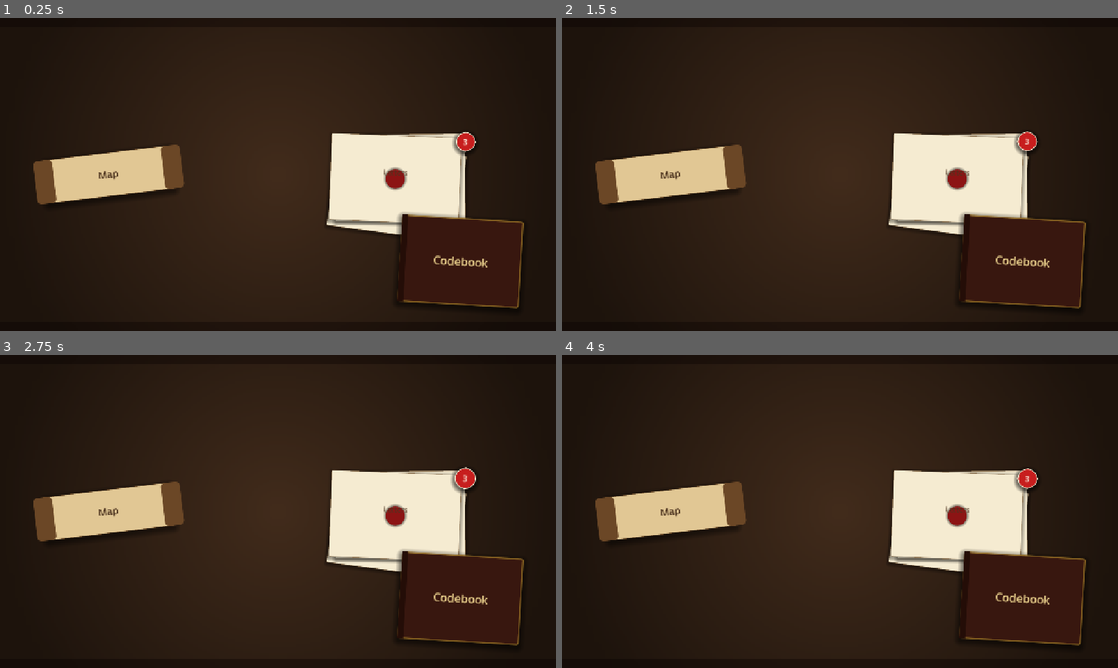
Above: before the commit, frames 1-4 (two rows, left to right).
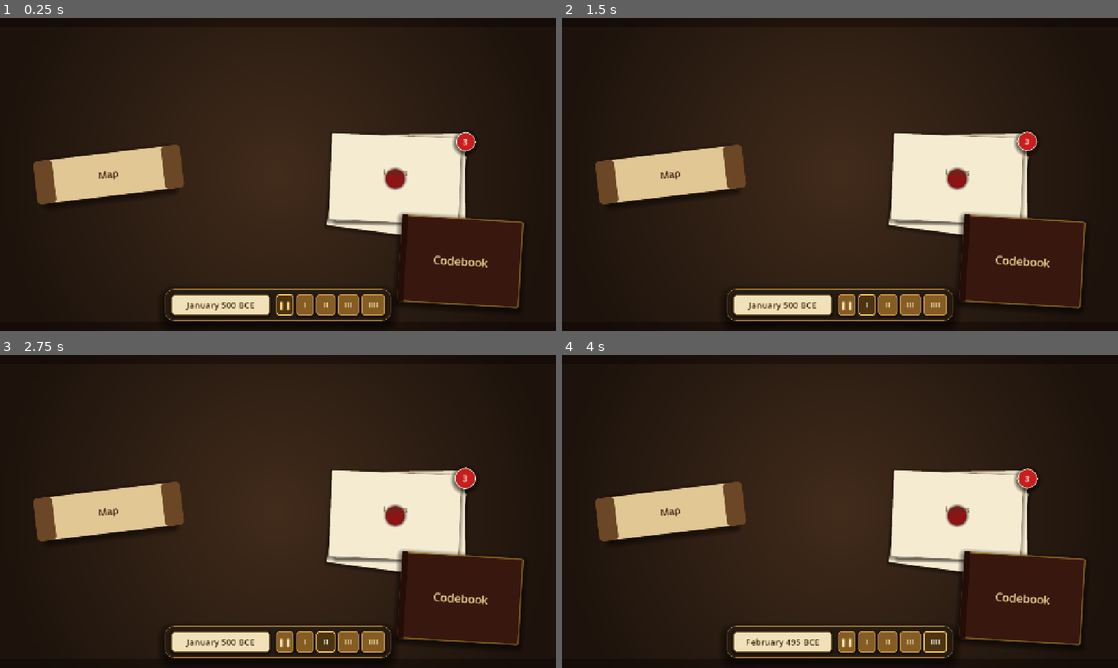
Above: after the commit, the same moments.

Repository: sweetpickle-24/silent-dominion
Game: Godot game, scene res://scenes/table/table.tscn
Same seed, same stepped clock (60 frames per second), same inputs: the game is played once before the commit and once after it.
Inputs (mouse positions are in pixels of both pictures, inside the frame that each line leads up to):
- Up to frame 1 (0.25 s): no input
- Up to frame 2 (1.5 s): click (845, 305) at 0.5 s, where only the run after the commit has a clickable "❚❚"; click (867, 305) at 1.25 s, where only the run after the commit has a clickable "I"
- Up to frame 3 (2.75 s): click (328, 642) at 2 s, where only the run after the commit has a clickable "II"
- Up to frame 4 (4 s): click (912, 642) at 2.75 s, where only the run after the commit has a clickable "III"; click (934, 642) at 3.5 s, where only the run after the commit has a clickable "IIII"

The runs differ from the first frame. In frame 1, 3.0% of the frame differs, in the area x 29-71%, y 86-98%; in frame 2, 3.0%; in frame 3, 3.0%; in frame 4, 3.0%.

Commit message:
feat: add GameClock autoload and table time dial UI

Diff:
--- a/project.godot
+++ b/project.godot
@@ -18,6 +18,7 @@
 [autoload]
 
 Inbox="*res://scripts/inbox_manager.gd"
+GameClock="*res://scripts/game_clock.gd"
 
 [display]
 
--- a/scenes/table/table.gd
+++ b/scenes/table/table.gd
@@ -20,6 +20,13 @@
 @onready var _inbox_badge: Control    = $Objects/Inbox/UnreadBadge
 @onready var _inbox_badge_count: Label = $Objects/Inbox/UnreadBadge/Count
 
+@onready var _time_date_label: Label  = $TimeDial/HBox/DateTablet/Margin/Date
+@onready var _btn_pause: Button       = $TimeDial/HBox/Markers/Pause
+@onready var _btn_day: Button         = $TimeDial/HBox/Markers/Day
+@onready var _btn_month: Button       = $TimeDial/HBox/Markers/Month
+@onready var _btn_year: Button        = $TimeDial/HBox/Markers/Year
+@onready var _btn_decade: Button      = $TimeDial/HBox/Markers/Decade
+
 @onready var _panel_layer: Control    = $PanelLayer
 @onready var _dimmer: ColorRect       = $PanelLayer/Dimmer
 @onready var _panel: PanelContainer   = $PanelLayer/PanelContent
@@ -59,6 +66,8 @@
 	Inbox.letters_changed.connect(_refresh_inbox_visual)
 	_refresh_inbox_visual()
 
+	_wire_time_dial()
+
 
 func _unhandled_input(event: InputEvent) -> void:
 	if event is InputEventKey and event.pressed and not event.echo:
@@ -206,6 +215,51 @@
 		_badge_tween.tween_property(_inbox_badge, "scale", Vector2.ONE, BADGE_PULSE_TIME)
 
 
+# --- Time dial ----------------------------------------------------------------
+#
+# Five brass markers share a ButtonGroup so exactly one is pressed at any
+# time. Pressing a marker sets the corresponding GameClock speed; the clock
+# emits signals we use to keep the date tablet in sync.
+
+func _wire_time_dial() -> void:
+	var group: ButtonGroup = ButtonGroup.new()
+	_btn_pause.button_group  = group
+	_btn_day.button_group    = group
+	_btn_month.button_group  = group
+	_btn_year.button_group   = group
+	_btn_decade.button_group = group
+
+	_btn_pause.pressed.connect(func() -> void:  GameClock.set_speed(GameClock.Speed.PAUSED))
+	_btn_day.pressed.connect(func() -> void:    GameClock.set_speed(GameClock.Speed.DAY))
+	_btn_month.pressed.connect(func() -> void:  GameClock.set_speed(GameClock.Speed.MONTH))
+	_btn_year.pressed.connect(func() -> void:   GameClock.set_speed(GameClock.Speed.YEAR))
+	_btn_decade.pressed.connect(func() -> void: GameClock.set_speed(GameClock.Speed.DECADE))
+
+	GameClock.day_passed.connect(_on_day_passed)
+	GameClock.speed_changed.connect(_on_speed_changed)
+
+	_refresh_time_display()
+	_on_speed_changed(GameClock.speed)
+
+
+func _on_day_passed(_year: int, _month: int, _day: int) -> void:
+	_refresh_time_display()
+
+
+func _on_speed_changed(speed: int) -> void:
+	# Keep the pressed marker in sync in case speed is changed from elsewhere
+	# (e.g. a future hotkey). Uses set_pressed_no_signal to avoid re-firing.
+	_btn_pause.set_pressed_no_signal(speed  == GameClock.Speed.PAUSED)
+	_btn_day.set_pressed_no_signal(speed    == GameClock.Speed.DAY)
+	_btn_month.set_pressed_no_signal(speed  == GameClock.Speed.MONTH)
+	_btn_year.set_pressed_no_signal(speed   == GameClock.Speed.YEAR)
+	_btn_decade.set_pressed_no_signal(speed == GameClock.Speed.DECADE)
+
+
+func _refresh_time_display() -> void:
+	_time_date_label.text = GameClock.format_date()
+
+
 # --- Placeholder copy ---------------------------------------------------------
 
 func _map_placeholder_text() -> String:
--- a/scenes/table/table.tscn
+++ b/scenes/table/table.tscn
@@ -134,6 +134,85 @@
 shadow_size = 10
 shadow_offset = Vector2(0, 3)
 
+; --- Time dial (stone plinth + brass markers) ---------------------------------
+
+[sub_resource type="StyleBoxFlat" id="StyleBox_time_plinth"]
+bg_color = Color(0.16, 0.12, 0.08, 0.82)
+border_width_left = 1
+border_width_top = 1
+border_width_right = 1
+border_width_bottom = 1
+border_color = Color(0.62, 0.46, 0.22, 0.75)
+corner_radius_top_left = 18
+corner_radius_top_right = 18
+corner_radius_bottom_right = 18
+corner_radius_bottom_left = 18
+shadow_color = Color(0, 0, 0, 0.55)
+shadow_size = 22
+shadow_offset = Vector2(0, 10)
+
+[sub_resource type="StyleBoxFlat" id="StyleBox_date_tablet"]
+bg_color = Color(0.94, 0.88, 0.72, 1)
+border_width_left = 2
+border_width_top = 2
+border_width_right = 2
+border_width_bottom = 2
+border_color = Color(0.45, 0.32, 0.16, 0.9)
+corner_radius_top_left = 8
+corner_radius_top_right = 8
+corner_radius_bottom_right = 8
+corner_radius_bottom_left = 8
+shadow_color = Color(0, 0, 0, 0.5)
+shadow_size = 6
+shadow_offset = Vector2(0, 2)
+
+; Brass marker — normal (raised, warm bronze)
+[sub_resource type="StyleBoxFlat" id="StyleBox_marker_normal"]
+bg_color = Color(0.52, 0.36, 0.14, 1)
+border_width_left = 2
+border_width_top = 2
+border_width_right = 2
+border_width_bottom = 2
+border_color = Color(0.82, 0.62, 0.28, 0.95)
+corner_radius_top_left = 6
+corner_radius_top_right = 6
+corner_radius_bottom_right = 6
+corner_radius_bottom_left = 6
+shadow_color = Color(0, 0, 0, 0.55)
+shadow_size = 5
+shadow_offset = Vector2(0, 2)
+
+; Brass marker — hover (slightly brighter)
+[sub_resource type="StyleBoxFlat" id="StyleBox_marker_hover"]
+bg_color = Color(0.66, 0.48, 0.18, 1)
+border_width_left = 2
+border_width_top = 2
+border_width_right = 2
+border_width_bottom = 2
+border_color = Color(0.98, 0.78, 0.36, 1)
+corner_radius_top_left = 6
+corner_radius_top_right = 6
+corner_radius_bottom_right = 6
+corner_radius_bottom_left = 6
+shadow_color = Color(0, 0, 0, 0.45)
+shadow_size = 6
+shadow_offset = Vector2(0, 2)
+
+; Brass marker — pressed/active (pressed in, darker, glowing rim)
+[sub_resource type="StyleBoxFlat" id="StyleBox_marker_pressed"]
+bg_color = Color(0.3, 0.2, 0.06, 1)
+border_width_left = 2
+border_width_top = 2
+border_width_right = 2
+border_width_bottom = 2
+border_color = Color(1, 0.82, 0.38, 1)
+corner_radius_top_left = 6
+corner_radius_top_right = 6
+corner_radius_bottom_right = 6
+corner_radius_bottom_left = 6
+shadow_color = Color(0, 0, 0, 0.0)
+shadow_size = 0
+
 ; ==============================================================================
 ; Scene tree
 ; ==============================================================================
@@ -412,6 +491,144 @@
 vertical_alignment = 1
 
 ; ==============================================================================
+; Time dial (bottom-centre stone plinth with date + brass speed markers)
+; ==============================================================================
+
+[node name="TimeDial" type="Control" parent="."]
+layout_mode = 1
+anchors_preset = 7
+anchor_left = 0.5
+anchor_top = 1.0
+anchor_right = 0.5
+anchor_bottom = 1.0
+offset_left = -260.0
+offset_top = -96.0
+offset_right = 260.0
+offset_bottom = -24.0
+grow_horizontal = 2
+grow_vertical = 0
+mouse_filter = 2
+
+[node name="Plinth" type="Panel" parent="TimeDial"]
+layout_mode = 1
+anchors_preset = 15
+anchor_right = 1.0
+anchor_bottom = 1.0
+mouse_filter = 2
+theme_override_styles/panel = SubResource("StyleBox_time_plinth")
+
+[node name="HBox" type="HBoxContainer" parent="TimeDial"]
+layout_mode = 1
+anchors_preset = 15
+anchor_right = 1.0
+anchor_bottom = 1.0
+offset_left = 14.0
+offset_top = 12.0
+offset_right = -14.0
+offset_bottom = -12.0
+mouse_filter = 2
+theme_override_constants/separation = 14
+alignment = 1
+
+[node name="DateTablet" type="PanelContainer" parent="TimeDial/HBox"]
+layout_mode = 2
+size_flags_horizontal = 3
+mouse_filter = 2
+theme_override_styles/panel = SubResource("StyleBox_date_tablet")
+
+[node name="Margin" type="MarginContainer" parent="TimeDial/HBox/DateTablet"]
+layout_mode = 2
+mouse_filter = 2
+theme_override_constants/margin_left = 16
+theme_override_constants/margin_top = 8
+theme_override_constants/margin_right = 16
+theme_override_constants/margin_bottom = 8
+
+[node name="Date" type="Label" parent="TimeDial/HBox/DateTablet/Margin"]
+layout_mode = 2
+mouse_filter = 2
+theme_override_colors/font_color = Color(0.22, 0.14, 0.06, 1)
+theme_override_font_sizes/font_size = 20
+text = "January 500 BCE"
+horizontal_alignment = 1
+vertical_alignment = 1
+
+[node name="Markers" type="HBoxContainer" parent="TimeDial/HBox"]
+layout_mode = 2
+mouse_filter = 2
+theme_override_constants/separation = 6
+
+[node name="Pause" type="Button" parent="TimeDial/HBox/Markers"]
+custom_minimum_size = Vector2(40, 44)
+layout_mode = 2
+toggle_mode = true
+theme_override_colors/font_color = Color(0.98, 0.9, 0.7, 1)
+theme_override_colors/font_hover_color = Color(1, 0.96, 0.78, 1)
+theme_override_colors/font_pressed_color = Color(1, 0.86, 0.48, 1)
+theme_override_font_sizes/font_size = 18
+theme_override_styles/normal = SubResource("StyleBox_marker_normal")
+theme_override_styles/hover = SubResource("StyleBox_marker_hover")
+theme_override_styles/pressed = SubResource("StyleBox_marker_pressed")
+theme_override_styles/focus = SubResource("StyleBox_marker_pressed")
+text = "❚❚"
+
+[node name="Day" type="Button" parent="TimeDial/HBox/Markers"]
+custom_minimum_size = Vector2(40, 44)
+layout_mode = 2
+toggle_mode = true
+theme_override_colors/font_color = Color(0.98, 0.9, 0.7, 1)
+theme_override_colors/font_hover_color = Color(1, 0.96, 0.78, 1)
+theme_override_colors/font_pressed_color = Color(1, 0.86, 0.48, 1)
+theme_override_font_sizes/font_size = 18
+theme_override_styles/normal = SubResource("StyleBox_marker_normal")
+theme_override_styles/hover = SubResource("StyleBox_marker_hover")
+theme_override_styles/pressed = SubResource("StyleBox_marker_pressed")
+theme_override_styles/focus = SubResource("StyleBox_marker_pressed")
+text = "I"
+
+[node name="Month" type="Button" parent="TimeDial/HBox/Markers"]
+custom_minimum_size = Vector2(44, 44)
+layout_mode = 2
+toggle_mode = true
+theme_override_colors/font_color = Color(0.98, 0.9, 0.7, 1)
+theme_override_colors/font_hover_color = Color(1, 0.96, 0.78, 1)
+theme_override_colors/font_pressed_color = Color(1, 0.86, 0.48, 1)
+theme_override_font_sizes/font_size = 18
+theme_override_styles/normal = SubResource("StyleBox_marker_normal")
+theme_override_styles/hover = SubResource("StyleBox_marker_hover")
+theme_override_styles/pressed = SubResource("StyleBox_marker_pressed")
+theme_override_styles/focus = SubResource("StyleBox_marker_pressed")
+text = "II"
+
+[node name="Year" type="Button" parent="TimeDial/HBox/Markers"]
+custom_minimum_size = Vector2(48, 44)
+layout_mode = 2
+toggle_mode = true
+theme_override_colors/font_color = Color(0.98, 0.9, 0.7, 1)
+theme_override_colors/font_hover_color = Color(1, 0.96, 0.78, 1)
+theme_override_colors/font_pressed_color = Color(1, 0.86, 0.48, 1)
+theme_override_font_sizes/font_size = 18
+theme_override_styles/normal = SubResource("StyleBox_marker_normal")
+theme_override_styles/hover = SubResource("StyleBox_marker_hover")
+theme_override_styles/pressed = SubResource("StyleBox_marker_pressed")
+theme_override_styles/focus = SubResource("StyleBox_marker_pressed")
+text = "III"
+
+[node name="Decade" type="Button" parent="TimeDial/HBox/Markers"]
+custom_minimum_size = Vector2(54, 44)
+layout_mode = 2
+toggle_mode = true
+theme_override_colors/font_color = Color(0.98, 0.9, 0.7, 1)
+theme_override_colors/font_hover_color = Color(1, 0.96, 0.78, 1)
+theme_override_colors/font_pressed_color = Color(1, 0.86, 0.48, 1)
+theme_override_font_sizes/font_size = 18
+theme_override_styles/normal = SubResource("StyleBox_marker_normal")
+theme_override_styles/hover = SubResource("StyleBox_marker_hover")
+theme_override_styles/pressed = SubResource("StyleBox_marker_pressed")
+theme_override_styles/focus = SubResource("StyleBox_marker_pressed")
+text = "IIII"
+
+; ==============================================================================
 ; Overlay panel (shown when an object is clicked)
 ; ==============================================================================
 
--- /dev/null
+++ b/scripts/game_clock.gd
@@ -0,0 +1,108 @@
+extends Node
+## Global in-game clock. Autoloaded as `GameClock`.
+##
+## Tracks a simple BCE calendar (30-day months, 12-month years) starting
+## at 1 January 500 BCE. Years are stored negatively so arithmetic works
+## naturally: advancing time increments `year`, so -500 becomes -499
+## (i.e. 500 BCE → 499 BCE).
+##
+## The clock runs autonomously once a speed is set. It does not drive the
+## simulation directly — systems subscribe to `day_passed`, `month_passed`,
+## or `year_passed` and do their own work.
+
+signal day_passed(year: int, month: int, day: int)
+signal month_passed(year: int, month: int)
+signal year_passed(year: int)
+signal speed_changed(speed: int)
+
+enum Speed { PAUSED, DAY, MONTH, YEAR, DECADE }
+
+const DAYS_PER_MONTH: int = 30
+const MONTHS_PER_YEAR: int = 12
+const DAYS_PER_YEAR: int = DAYS_PER_MONTH * MONTHS_PER_YEAR
+
+const MONTH_NAMES: Array[String] = [
+	"January", "February", "March", "April",
+	"May", "June", "July", "August",
+	"September", "October", "November", "December",
+]
+
+# Days of game time that advance per real-time second at each speed.
+const SPEED_DAYS_PER_SECOND: Dictionary = {
+	Speed.PAUSED: 0.0,
+	Speed.DAY:    1.0,
+	Speed.MONTH:  float(DAYS_PER_MONTH),                  # 1s = 1 month
+	Speed.YEAR:   float(DAYS_PER_YEAR),                   # 1s = 1 year
+	Speed.DECADE: float(DAYS_PER_YEAR) * 10.0,            # 1s = 1 decade
+}
+
+var year: int = -500
+var month: int = 1
+var day: int = 1
+var speed: Speed = Speed.PAUSED
+
+# Fractional day accumulator. When this passes 1.0 we advance a day.
+var _day_accumulator: float = 0.0
+
+
+func _process(delta: float) -> void:
+	if speed == Speed.PAUSED:
+		return
+
+	_day_accumulator += delta * SPEED_DAYS_PER_SECOND[speed]
+
+	# At high speeds (decade = 3600 days/sec) many days can pass per frame,
+	# so we loop until the accumulator is drained.
+	while _day_accumulator >= 1.0:
+		_day_accumulator -= 1.0
+		_advance_one_day()
+
+
+# --- Public API ---------------------------------------------------------------
+
+func set_speed(new_speed: Speed) -> void:
+	if new_speed == speed:
+		return
+	speed = new_speed
+	# Drop any partial day when the player pauses/changes gears so the next
+	# tick starts from a clean boundary; keeps ticks feeling deliberate.
+	_day_accumulator = 0.0
+	speed_changed.emit(speed)
+
+
+func format_date() -> String:
+	# "January 500 BCE"
+	var bce_year: int = -year
+	var idx: int = clampi(month, 1, MONTHS_PER_YEAR) - 1
+	return "%s %d BCE" % [MONTH_NAMES[idx], bce_year]
+
+
+func format_date_full() -> String:
+	# "1 January 500 BCE"
+	var bce_year: int = -year
+	var idx: int = clampi(month, 1, MONTHS_PER_YEAR) - 1
+	return "%d %s %d BCE" % [day, MONTH_NAMES[idx], bce_year]
+
+
+# --- Internal -----------------------------------------------------------------
+
+func _advance_one_day() -> void:
+	day += 1
+	var month_rolled: bool = false
+	var year_rolled: bool = false
+
+	if day > DAYS_PER_MONTH:
+		day = 1
+		month += 1
+		month_rolled = true
+
+		if month > MONTHS_PER_YEAR:
+			month = 1
+			year += 1
+			year_rolled = true
+
+	day_passed.emit(year, month, day)
+	if month_rolled:
+		month_passed.emit(year, month)
+	if year_rolled:
+		year_passed.emit(year)
Not shown: 1 places in scenes/table/table.tscn that only renumber resources
Not shown, added: scripts/game_clock.gd.uid
